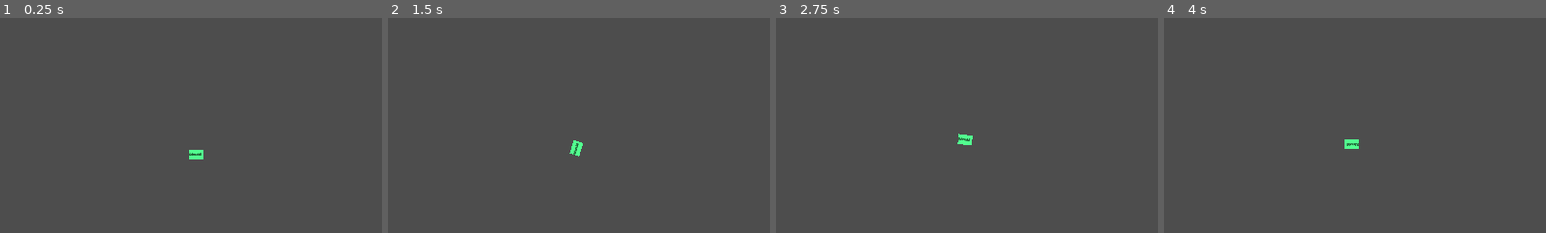
Above: before the commit, frames 1-4 (left to right).
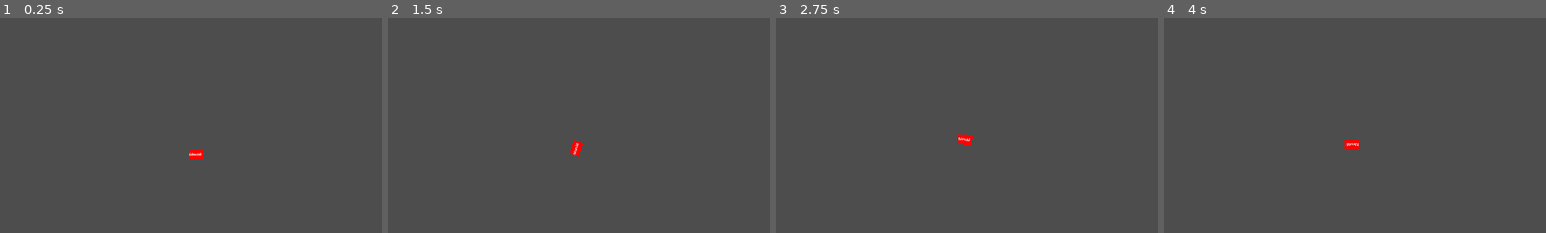
Above: after the commit, the same moments.

Repository: hpi-swa-lab/godot-pronto
Game: Godot game, scene res://prototypes/week-0-drift-1.tscn
The game is run twice, just before and just after one commit, with the same random seed, the same clock (stepped at 60 frames per second) and the same inputs.
Inputs (mouse positions are % of the whole screen's width and height, from its top left):
- Up to frame 1 (0.25 s): no input
- Up to frame 2 (1.5 s): tap Enter at 0.5 s; move the mouse to (72, 45) at 0.52 s; hold Right (ui_right) 0.53-1.25 s; tap Tab at 0.6 s; click (72, 45) at 0.67 s; tap Up (ui_up) at 0.77 s; drag from (30, 55) to (45, 70) at 1.27 s
- Up to frame 3 (2.75 s): tap Space at 2 s; move the mouse to (60, 28) at 2.02 s; hold Left (ui_left) from 2.03 s (still down); tap Tab at 2.1 s
- Up to frame 4 (4 s): release Left (ui_left) at 2.75 s; drag from (45, 70) to (20, 35) at 2.77 s; tap Enter at 3.5 s; move the mouse to (80, 65) at 3.52 s; hold Right (ui_right) from 3.53 s (still down); tap Tab at 3.6 s; tap Up (ui_up) at 3.77 s
The pictures show only the part of the screen within x 28-78%, y 50-100%; the shares and areas given below are measured in that part.

The runs differ from the first frame. In frame 1, 0.2% of the frame differs, in the area x 49-54%, y 61-66%; in frame 2, 0.2%, in the area x 47-51%, y 56-65%; in frame 3, 0.2%; in frame 4, 0.2%.

Commit message:
change color based on drift length

Diff:
--- a/prototypes/week-0-drift-1.tscn
+++ b/prototypes/week-0-drift-1.tscn
@@ -68,7 +68,16 @@
 to = NodePath("../State")
 invoke = "inc"
 arguments = ["\"drift_tick\"", "G.at(\"drift_incr\")"]
-only_if = "G.at(\"drift_tick\") < G.at(\"max_boost\")"
+only_if = "G.at(\"drift_tick\") < G.at(\"max_boost\") and G.at(\"drift_tick\") >= 0"
+expression = ""
+
+[sub_resource type="Resource" id="Resource_xmam4"]
+script = ExtResource("4_cin3a")
+signal_name = "always"
+to = NodePath("../Placeholder")
+invoke = "@color_setter"
+arguments = ["Color.from_hsv(G.at(\"drift_tick\") * 0.001, 1, 1)"]
+only_if = "true"
 expression = ""
 
 [node name="week-0-kart-drift-1" type="Node2D"]
@@ -97,15 +106,15 @@
 metadata/pronto_connections = [SubResource("Resource_edcn2"), SubResource("Resource_umq23"), SubResource("Resource_l0i8g")]
 
 [node name="Key" type="Node2D" parent="kart"]
-position = Vector2(9, -62)
+position = Vector2(164, -99)
 script = ExtResource("5_7la7j")
 key = "Shift"
 metadata/pronto_connections = [SubResource("Resource_pbqyp"), SubResource("Resource_x3530"), SubResource("Resource_ciwj3")]
 
 [node name="Always" type="Node2D" parent="kart"]
-position = Vector2(122, -101)
+position = Vector2(-40, -98)
 script = ExtResource("6_b8f8v")
-metadata/pronto_connections = [SubResource("Resource_4hpdc")]
+metadata/pronto_connections = [SubResource("Resource_4hpdc"), SubResource("Resource_xmam4")]
 
 [node name="State" type="Node2D" parent="kart"]
 position = Vector2(41, -99)
Not shown: 1 places in prototypes/week-0-drift-1.tscn that only renumber resources
